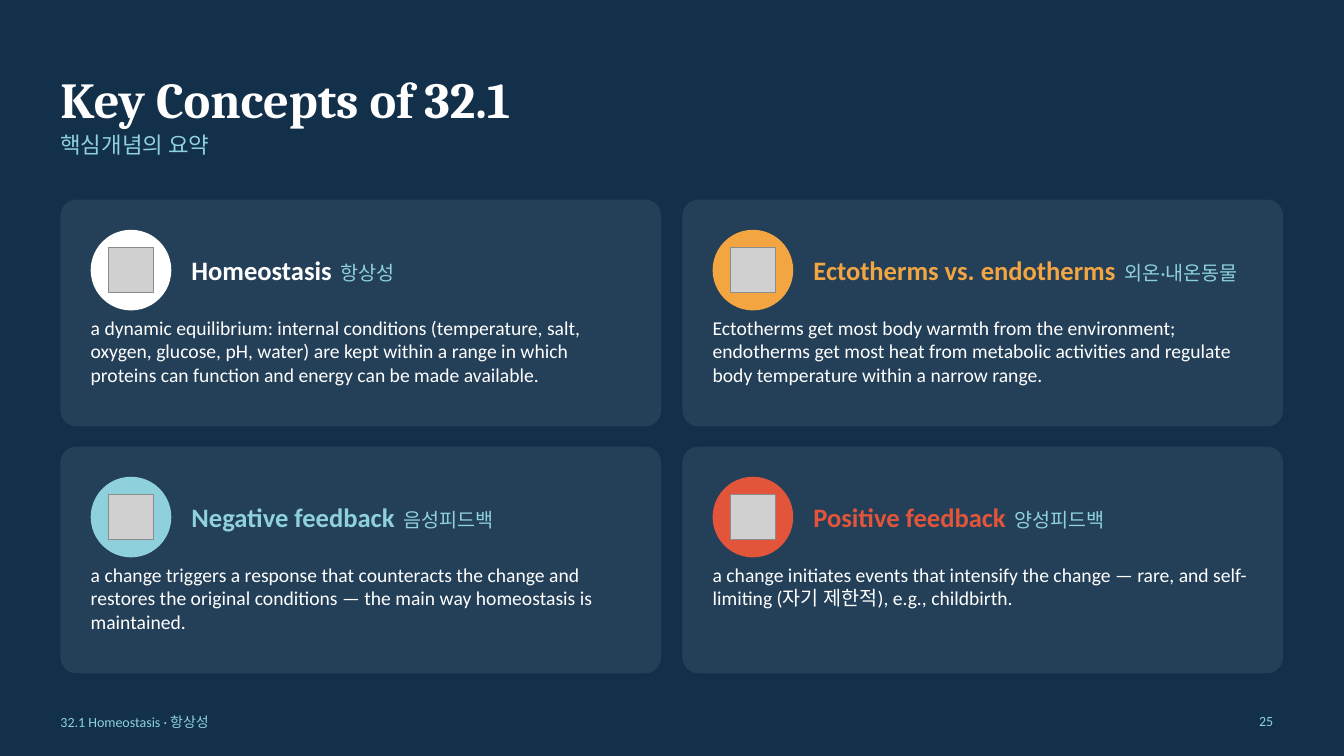
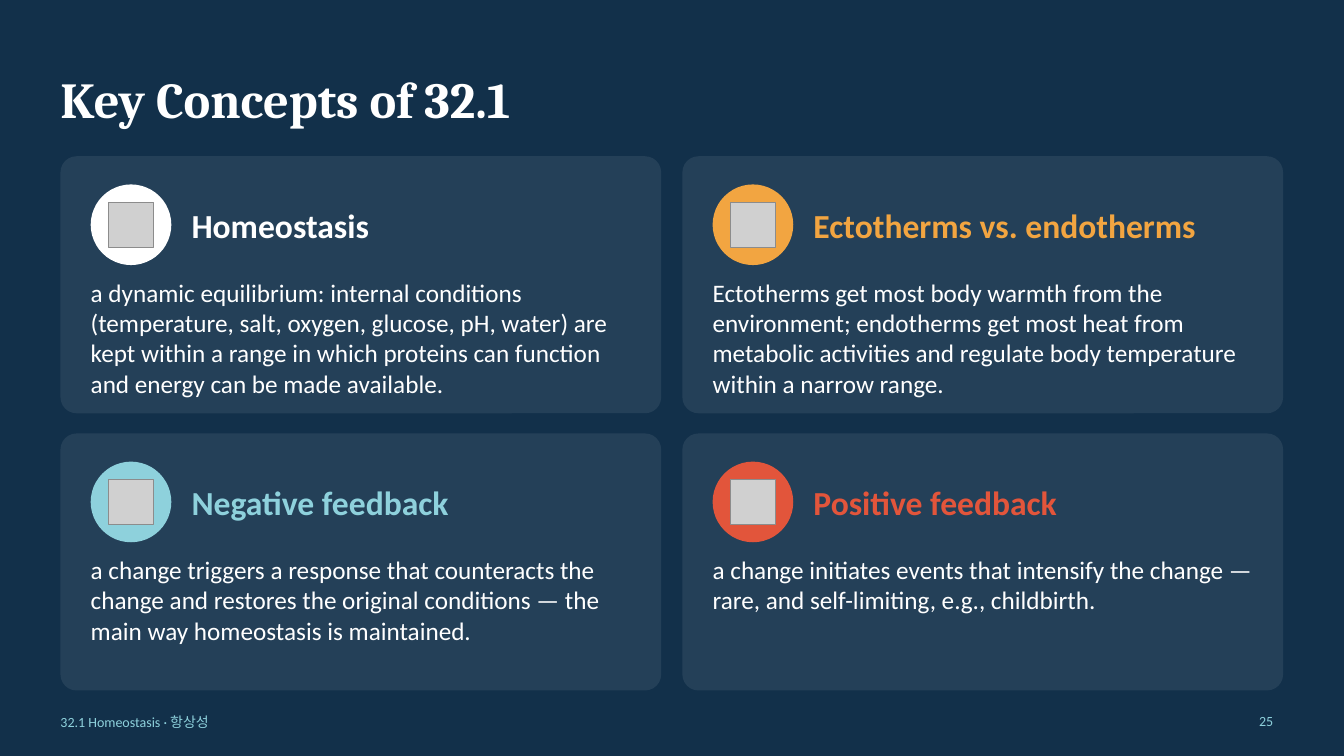
Before and after one commit to coula0908/biology, a slide deck: slide 25 of 32.1_homeostasis/32.1_Homeostasis.pptx. Drawn at 1344x756 pixels with LibreOffice and Linux fonts; fonts in the diff are those of the drawing; grey boxes stand for pictures. Boxes give left, top, right and bottom in pixels: in the first picture for what was removed or moved away, otherwise in the second. Text is boxed around its words. In the diff, an @@ line names an element or a change of style, - is before the commit and + after.

```diff
--- a/32.1_homeostasis/32.1_Homeostasis.pptx
+++ b/32.1_homeostasis/32.1_Homeostasis.pptx
@@ text removed at [60, 134, 209, 155] @@
-핵심개념의 요약
@@ rounded rectangle: place and size @@
-rounded rectangle at [60, 200, 661, 426]
+rounded rectangle at [60, 156, 661, 413]
@@ proportions changed in 4 elements at [60, 434, 661, 691], [683, 434, 1284, 691], [60, 156, 661, 413], [683, 156, 1284, 413] @@
@@ rounded rectangle: place and size @@
-rounded rectangle at [683, 200, 1284, 426]
+rounded rectangle at [683, 156, 1284, 413]
@@ 2 pictures, 2 ellipses: place and size @@
-2 pictures, 2 ellipses at [91, 230, 793, 311]
+2 pictures, 2 ellipses at [91, 185, 793, 265]
@@ text at [192, 214, 369, 239]: text changed; size 19 to 24 pt @@
-Homeostasis 항상성
+Homeostasis
@@ text at [813, 214, 1195, 239]: text changed; size 19 to 24 pt @@
-Ectotherms vs. endotherms 외온·내온동물
+Ectotherms vs. endotherms
@@ text "a dynamic equilibrium: internal conditions ...": place and size @@
-text "a dynamic equilibrium: internal conditions ..." at [91, 321, 580, 386]
+text "a dynamic equilibrium: internal conditions ..." at [91, 284, 607, 398]
@@ size 14 to 18 pt in 3 elements at [91, 561, 599, 644], [91, 284, 607, 398], [713, 284, 1236, 398] @@
@@ text "Ectotherms get most body warmth ...": place and size @@
-text "Ectotherms get most body warmth ..." at [713, 321, 1231, 386]
+text "Ectotherms get most body warmth ..." at [713, 284, 1236, 398]
@@ rounded rectangle: place and size @@
-rounded rectangle at [60, 447, 661, 674]
+rounded rectangle at [60, 434, 661, 691]
@@ rounded rectangle: place and size @@
-rounded rectangle at [683, 447, 1284, 674]
+rounded rectangle at [683, 434, 1284, 691]
@@ 2 pictures, 2 ellipses: place and size @@
-2 pictures, 2 ellipses at [91, 477, 793, 558]
+2 pictures, 2 ellipses at [91, 462, 793, 542]
@@ text at [192, 491, 449, 521]: text changed; size 19 to 24 pt @@
-Negative feedback 음성피드백
+Negative feedback
@@ text at [813, 491, 1057, 516]: text changed; size 19 to 24 pt @@
-Positive feedback 양성피드백
+Positive feedback
@@ text "a change triggers a response ...": place and size @@
-text "a change triggers a response ..." at [91, 568, 592, 629]
+text "a change triggers a response ..." at [91, 561, 599, 644]
@@ text at [713, 561, 1223, 614]: text changed; size 14 to 18 pt @@
-a change initiates events that intensify the change — rare, and self-limiting (자기 제한적), e.g., childbirth.
+a change initiates events that intensify the change — rare, and self-limiting, e.g., childbirth.
```
Also in this commit, not shown: 24 other slides changed, 6 other files.
